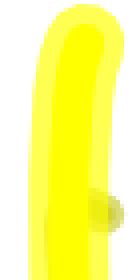
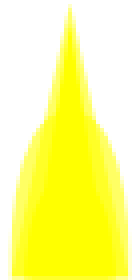
The second (140, 280) image is a revision of the first. Changes to its layers:
painted on "damage" over (8, 4, 132, 280)
painted on "set" over (8, 108, 132, 280)
